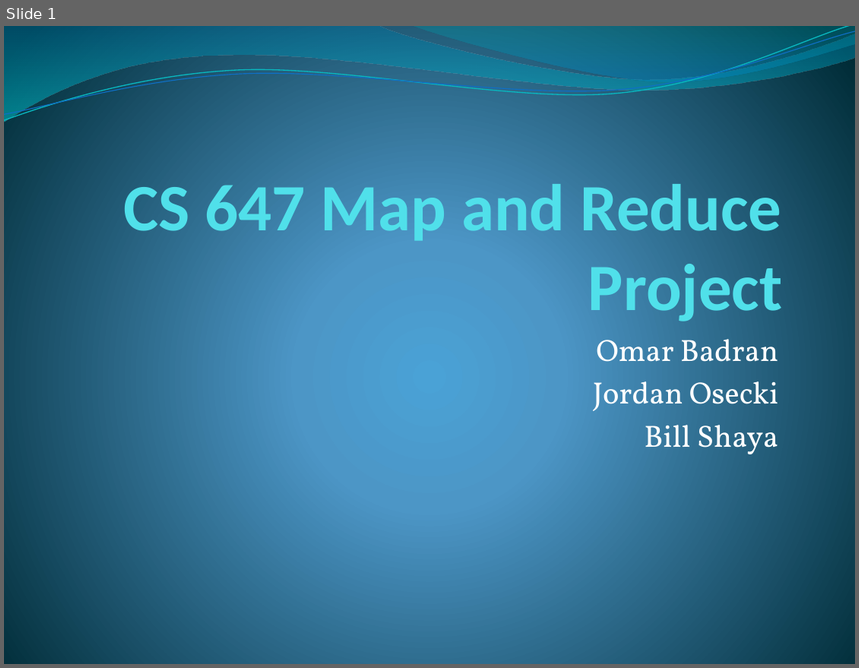
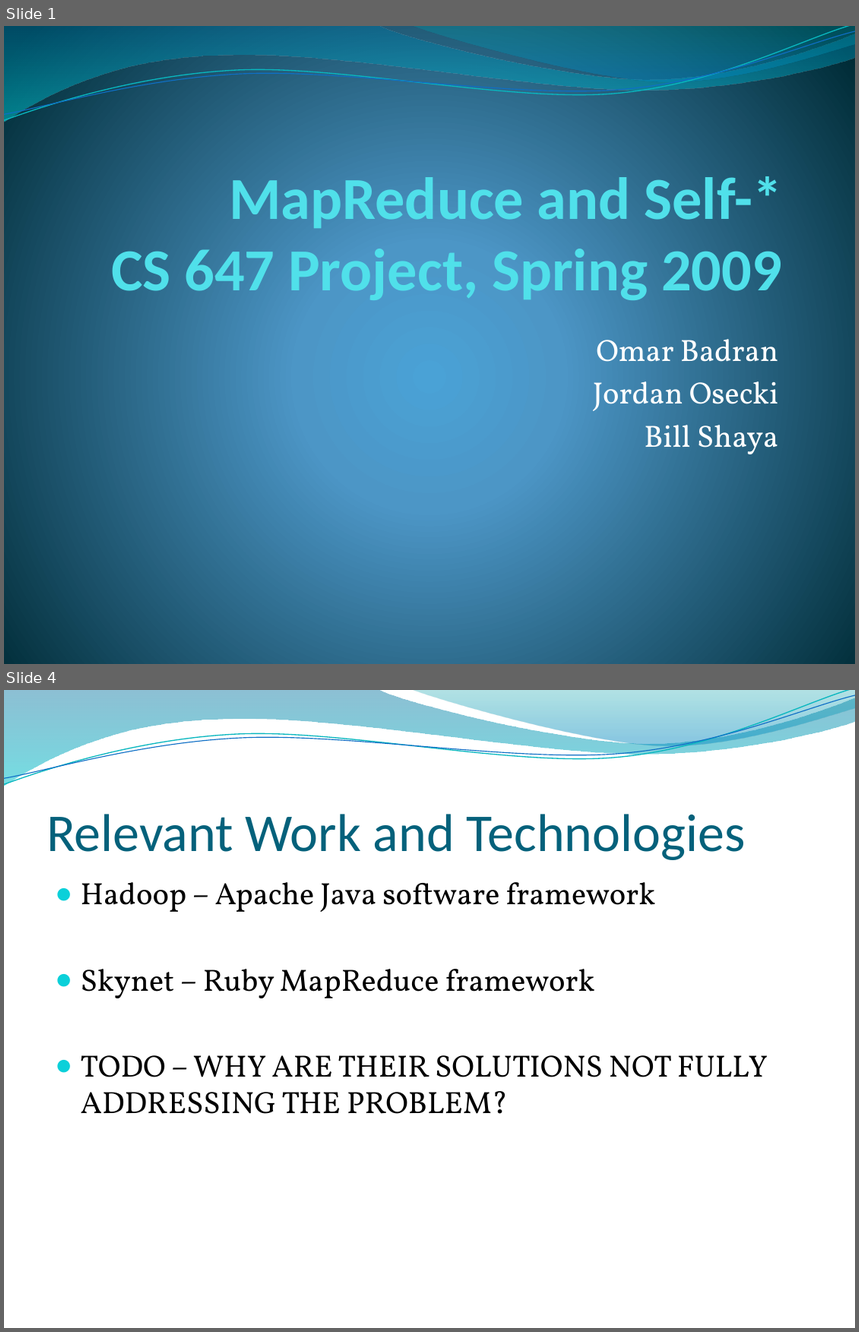
Before and after one commit to osecki/cs647, a slide deck: Documentation/Presentation.pptx. Shown one above the other, each under a label of ours: slide 1 before the commit, slides 1 and 4 after it; the slides between them are not shown. The pictures are 859x668 and 859x1332 pixels, drawn with LibreOffice and Linux fonts; fonts in the diff are those of the drawing; background and template pictures are left out. Boxes give left, top, right and bottom in pixels: in the first picture for what was removed or moved away, otherwise in the second. Text is boxed around its words. In the diff, an @@ line names an element or a change of style, - is before the commit and + after.

```diff
--- a/Documentation/Presentation.pptx
+++ b/Documentation/Presentation.pptx
@@ slide 4 added at (4,690,855,1328), background picture (left out); not listed: 4 template elements that a slide beside it also shows @@
@@ title added at (47,814,746,860), 45 pt, text #04617B @@
+Relevant Work and Technologies
@@ text added at (81,882,768,1114), 26 pt, text #000000 @@
+● Hadoop – Apache Java software framework
+● Skynet – Ruby MapReduce framework
+● TODO – WHY ARE THEIR SOLUTIONS NOT FULLY ADDRESSING THE PROBLEM?
@@ slide 1 changed as well @@
@@ title at (111,176,782,300): text changed; size 56 to 50.4 pt @@
-CS 647 Map and Reduce Project
+MapReduce and Self-*
+CS 647 Project, Spring 2009
```
Also in this commit, not shown: 4 other slides changed, 2 other slides added.
